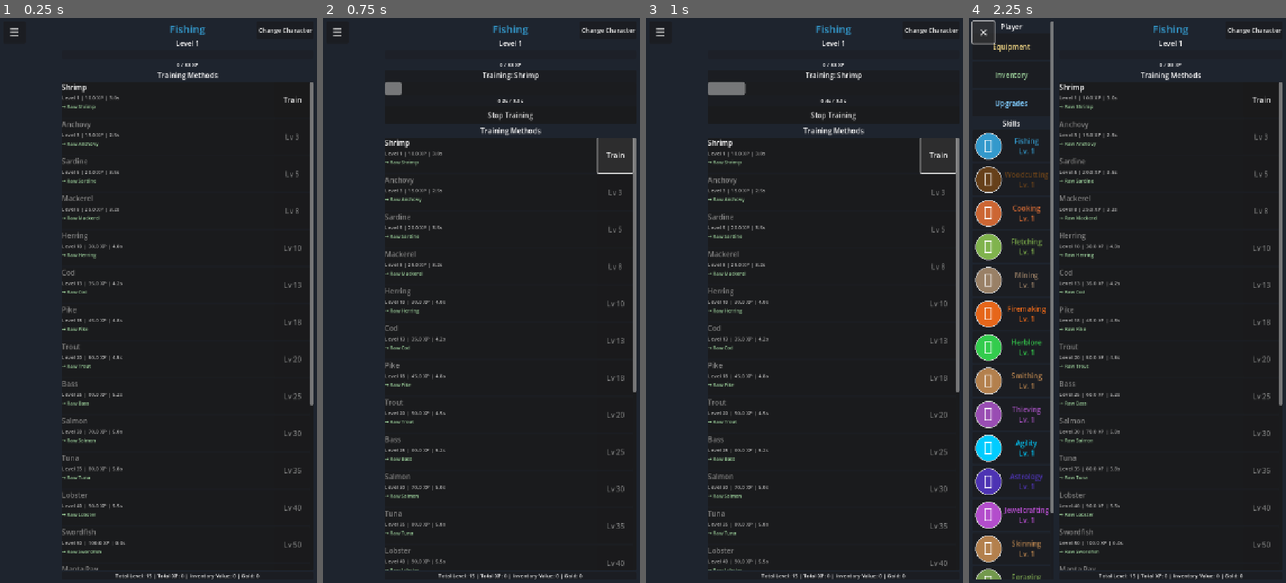
Above: before the commit, frames 1-4 (left to right).
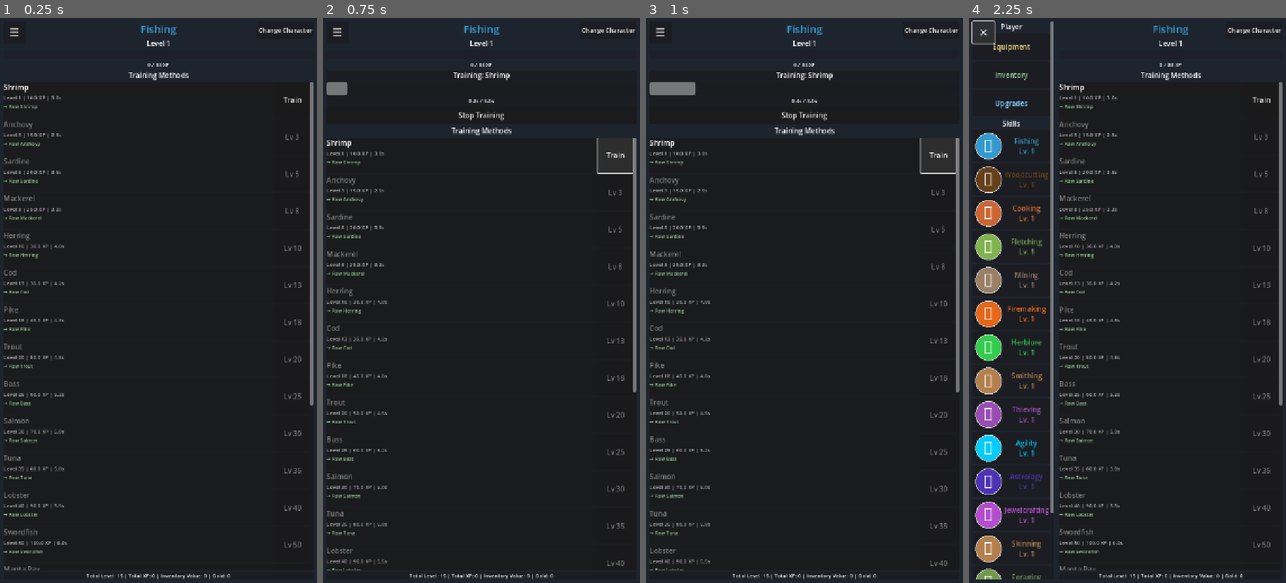
Above: after the commit, the same moments.

Repository: fahmed93/idlescapers
Game: Godot game, scene res://scenes/main.tscn
The game is run twice, just before and just after one commit, with the same random seed, the same clock (stepped at 60 frames per second) and the same inputs. This scene is started directly instead of the project's main scene.
Inputs:
- Up to frame 1 (0.25 s): no input
- Up to frame 2 (0.75 s): click "Train" at 0.5 s
- Up to frame 3 (1 s): no input
- Up to frame 4 (2.25 s): click "Stop Training" at 1.25 s; click "☰" at 2 s

The runs differ from the first frame. In frame 1, 4.6% of the frame differs, in the area x 1-82%, y 1-100%; in frame 2, 4.9%; in frame 3, 5.2%; in frame 4, nothing differs.

Commit message:
Fix sidebar visibility control to use ScrollContainer
Co-authored-by: fahmed93 <4407704+fahmed93@users.noreply.github.com>

Diff:
--- a/scripts/main.gd
+++ b/scripts/main.gd
@@ -18,6 +18,7 @@
 const EQUIPMENT_SLOT_LABEL_FONT_SIZE := 11  # Font size for slot names
 const EQUIPMENT_ITEM_LABEL_FONT_SIZE := 10  # Font size for equipped item names
 
+@onready var sidebar_scroll_container: ScrollContainer = $HSplitContainer/SidebarScrollContainer
 @onready var skill_sidebar: VBoxContainer = $HSplitContainer/SidebarScrollContainer/SkillSidebar
 @onready var main_content: VBoxContainer = $HSplitContainer/MainContent
 @onready var menu_button: Button = $MenuButton
@@ -1199,7 +1200,7 @@
 
 ## Set sidebar collapsed/expanded state
 func _set_sidebar_collapsed(collapsed: bool) -> void:
-	skill_sidebar.visible = not collapsed
+	sidebar_scroll_container.visible = not collapsed
 	is_sidebar_expanded = not collapsed
 
 	# Update toggle button text
